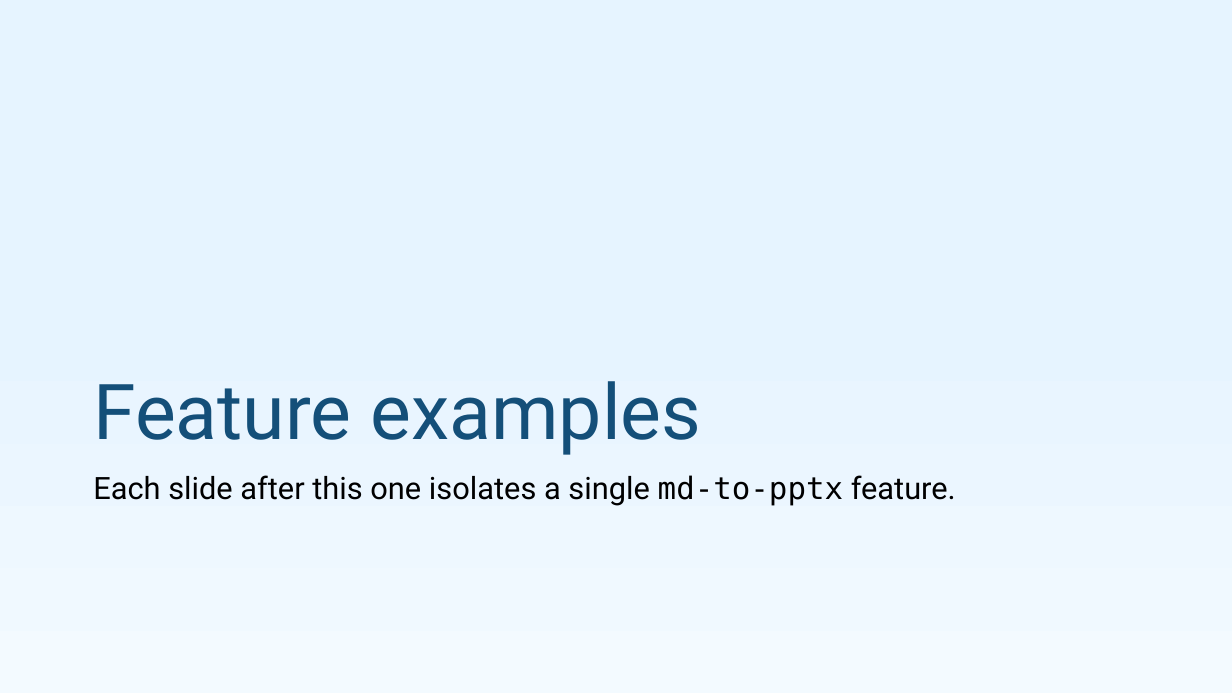
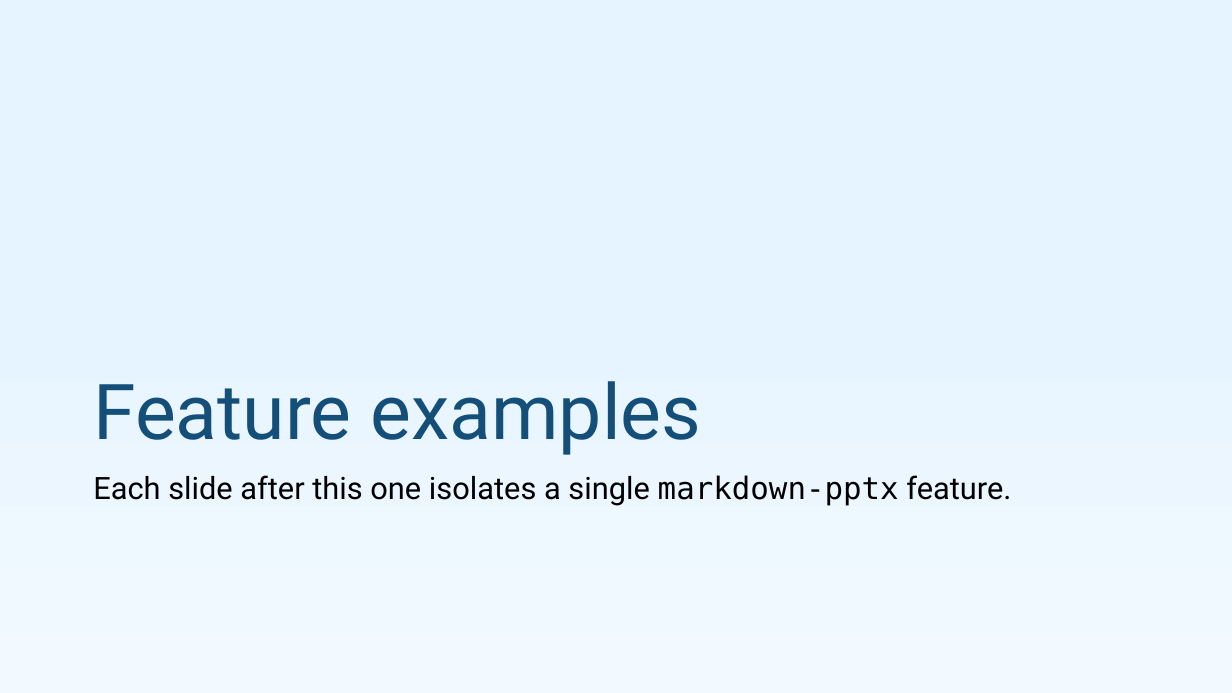
Before and after one commit to pseudosavant/md-to-pptx, a slide deck: slide 7 of sample/showcase.pptx. Drawn at 1232x693 pixels with LibreOffice and Linux fonts; fonts in the diff are those of the drawing. Boxes give left, top, right and bottom in pixels: in the first picture for what was removed or moved away, otherwise in the second. Text is boxed around its words. In the diff, an @@ line names an element or a change of style, - is before the commit and + after.

```diff
--- a/sample/showcase.pptx
+++ b/sample/showcase.pptx
@@ text at (93,475,1011,506): text changed @@
-Each slide after this one isolates a single md-to-pptx feature.
+Each slide after this one isolates a single markdown-pptx feature.
```
Also in this commit, not shown: 6 other slides changed.
